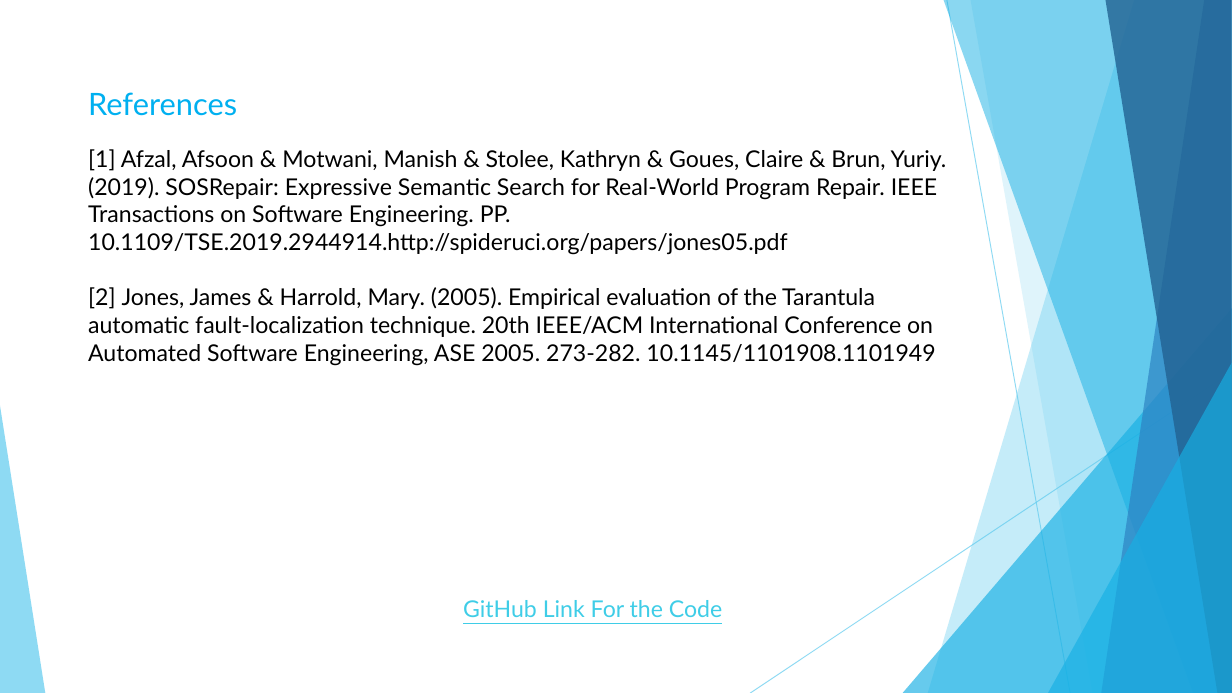
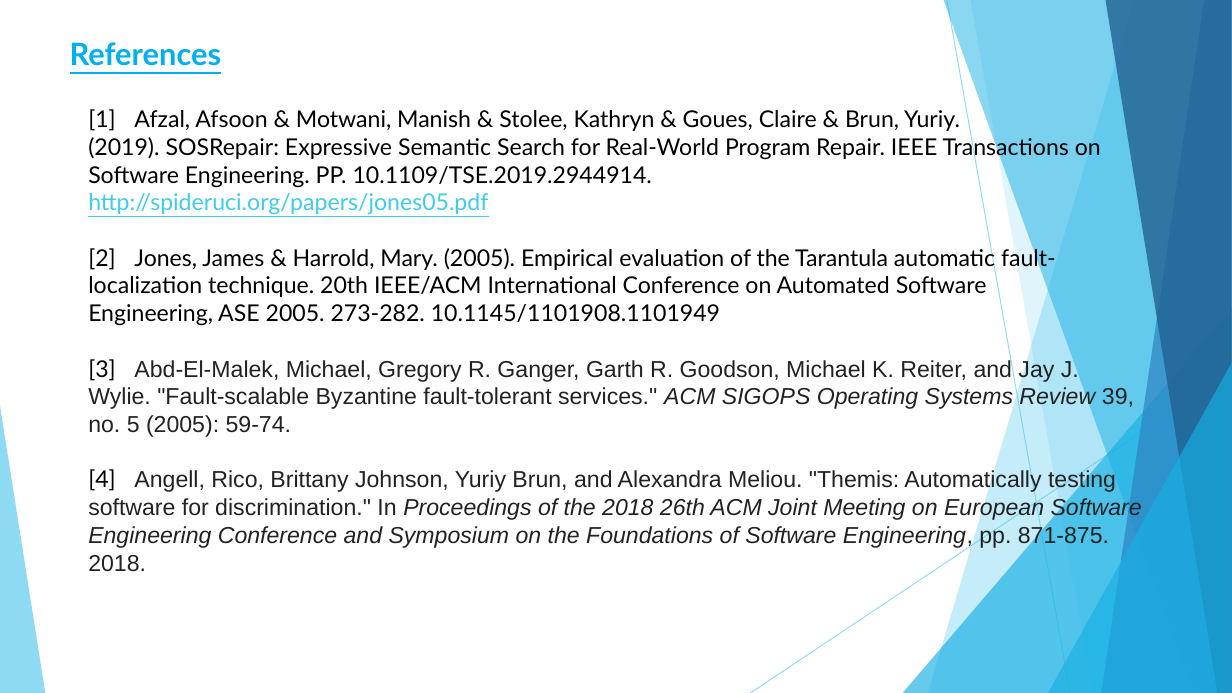
Before and after one commit to Neeraj921721/FYP, a slide deck: slide 25 of Docs/FYP PRESENTATION.pptx (slide 26 before the commit). Drawn at 1232x693 pixels with LibreOffice and Linux fonts; fonts in the diff are those of the drawing. Boxes give left, top, right and bottom in pixels: in the first picture for what was removed or moved away, otherwise in the second. Text is boxed around its words. In the diff, an @@ line names an element or a change of style, - is before the commit and + after.

```diff
--- a/Docs/FYP PRESENTATION.pptx
+++ b/Docs/FYP PRESENTATION.pptx
@@ text "References": place and size @@
-text "References" at (88,92,237,116)
+text "References" at (70,42,221,66)
@@ text "References" at (70,42,221,66): bold on, underline on @@
@@ text "[1] Afzal, Afsoon & Motwani, ...": place and size @@
-text "[1] Afzal, Afsoon & Motwani, ..." at (88,149,947,366)
+text "[1] Afzal, Afsoon & Motwani, ..." at (88,109,1142,572)
@@ text at (88,109,1101,214): text changed @@
-[1] Afzal, Afsoon & Motwani, Manish & Stolee, Kathryn & Goues, Claire & Brun, Yuriy. (2019). SOSRepair: Expressive Semantic Search for Real-World Program Repair. IEEE Transactions on Software Engineering. PP. 10.1109/TSE.2019.2944914.http://spideruci.org/papers/jones05.pdf
+[1] Afzal, Afsoon & Motwani, Manish & Stolee, Kathryn & Goues, Claire & Brun, Yuriy. (2019). SOSRepair: Expressive Semantic Search for Real-World Program Repair. IEEE Transactions on Software Engineering. PP. 10.1109/TSE.2019.2944914.
+http://spideruci.org/papers/jones05.pdf
@@ text at (88,358,1142,572): paragraphs added @@
+[3] Abd-El-Malek, Michael, Gregory R. Ganger, Garth R. Goodson, Michael K. Reiter, and Jay J. Wylie. "Fault-scalable Byzantine fault-tolerant services." ACM SIGOPS Operating Systems Review 39, no. 5 (2005): 59-74.
+[4] Angell, Rico, Brittany Johnson, Yuriy Brun, and Alexandra Meliou. "Themis: Automatically testing software for discrimination." In Proceedings of the 2018 26th ACM Joint Meeting on European Software Engineering Conference and Symposium on the Foundations of Software Engineering, pp. 871-875. 2018.
@@ text removed at (463,600,722,617) @@
-GitHub Link For the Code
```
Also in this commit, not shown: 17 other slides changed, 2 slides added, 1 slide removed, 2 other files.
